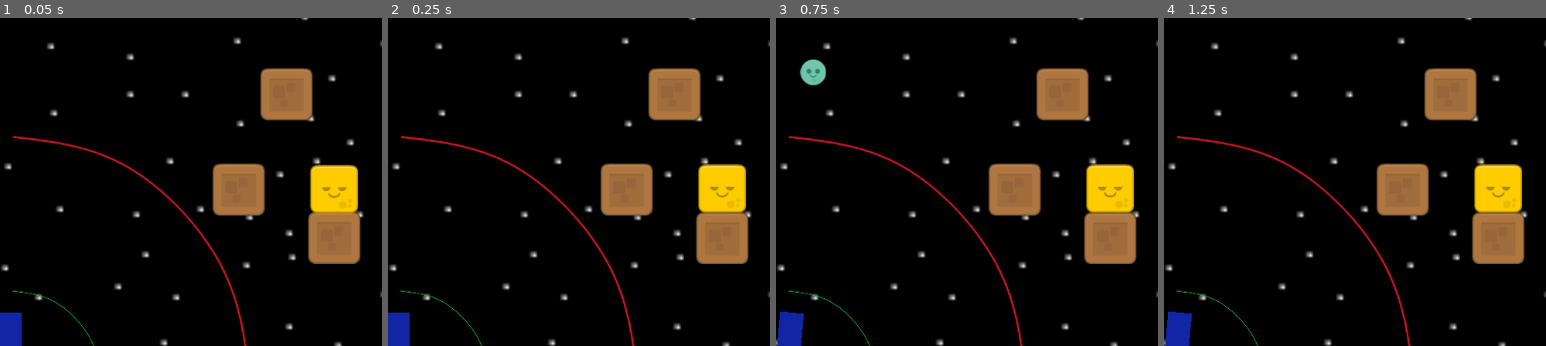
Above: before the commit, frames 1-4 (left to right).
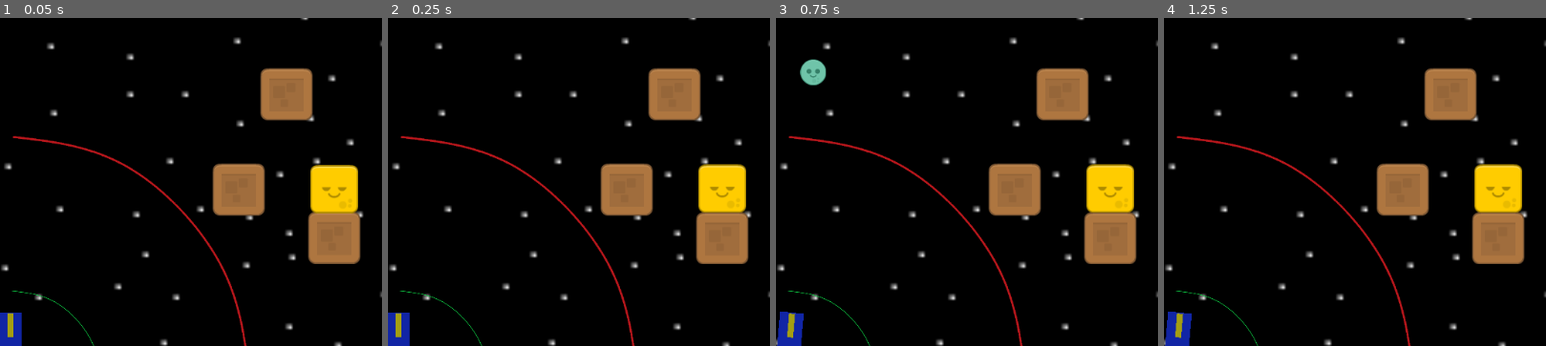
Above: after the commit, the same moments.

Repository: ReconMonkee/P1-SpaceFight
Game: Godot game, scene res://src/Level.tscn
Two runs of this game, one before a commit and one after it. Both use one fixed random seed, a clock stepped at 60 frames per second and the inputs below.
Inputs (mouse positions are % of the whole screen's width and height, from its top left):
- Up to frame 1 (0.05 s): no input
- Up to frame 2 (0.25 s): no input
- Up to frame 3 (0.75 s): click (17, 2) at 0.52 s; type "12" at 0.6 s
- Up to frame 4 (1.25 s): no input
The pictures show only the part of the screen within x 9-59%, y 34-84%; the shares and areas given below are measured in that part.

The runs differ from the first frame. In frame 1, 0.1% of the frame differs, in the area x 2-4%, y 89-98%; in frame 2, 0.1%; in frame 3, 0.1%, in the area x 2-5%, y 89-98%; in frame 4, 0.1%.

Commit message:
Add README and fix small issue in Level

Diff:
--- a/project/src/Level.tscn
+++ b/project/src/Level.tscn
@@ -242,7 +242,7 @@
 margin_top = -3.78632
 margin_right = 14.8864
 margin_bottom = 4.21368
-color = Color( 0.0666667, 0.145098, 0.647059, 1 )
+color = Color( 0.647059, 0.623529, 0.0666667, 1 )
 __meta__ = {
 "_edit_use_anchors_": false
 }
@@ -286,4 +286,5 @@
 __meta__ = {
 "_edit_use_anchors_": false
 }
+[connection signal="draw" from="." to="." method="_on_Level_draw"]
 [connection signal="text_changed" from="StrengthValue" to="SpaceCannon" method="_on_StrengthValue_text_changed"]
Not shown, added: project/README.md
